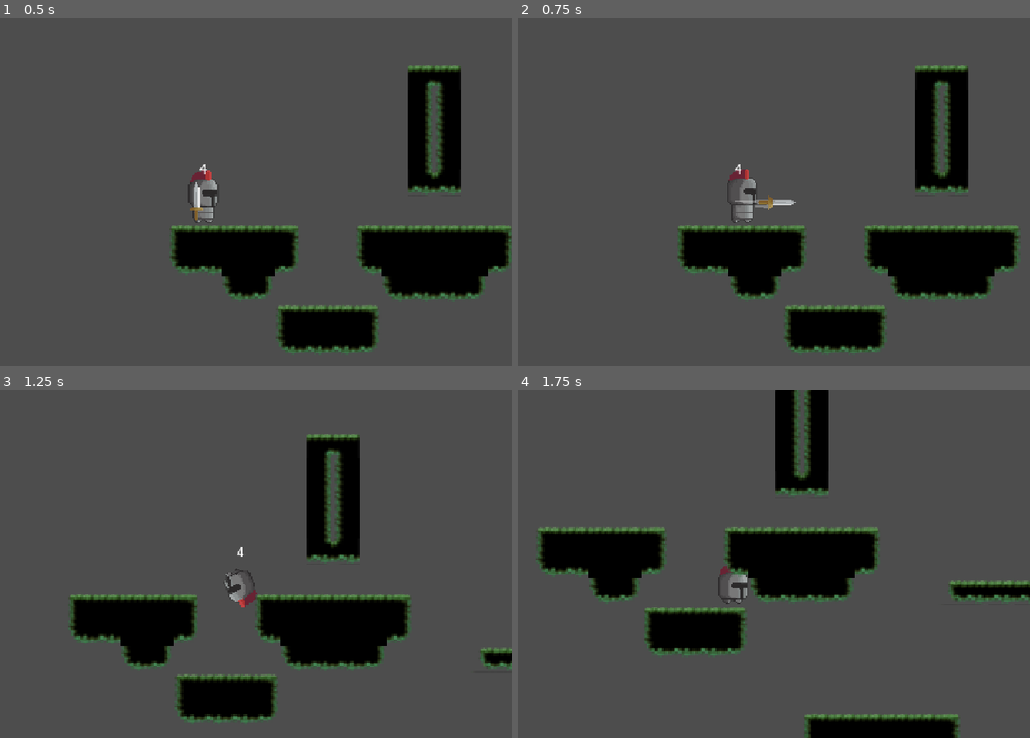
Above: before the commit, frames 1-4 (two rows, left to right).
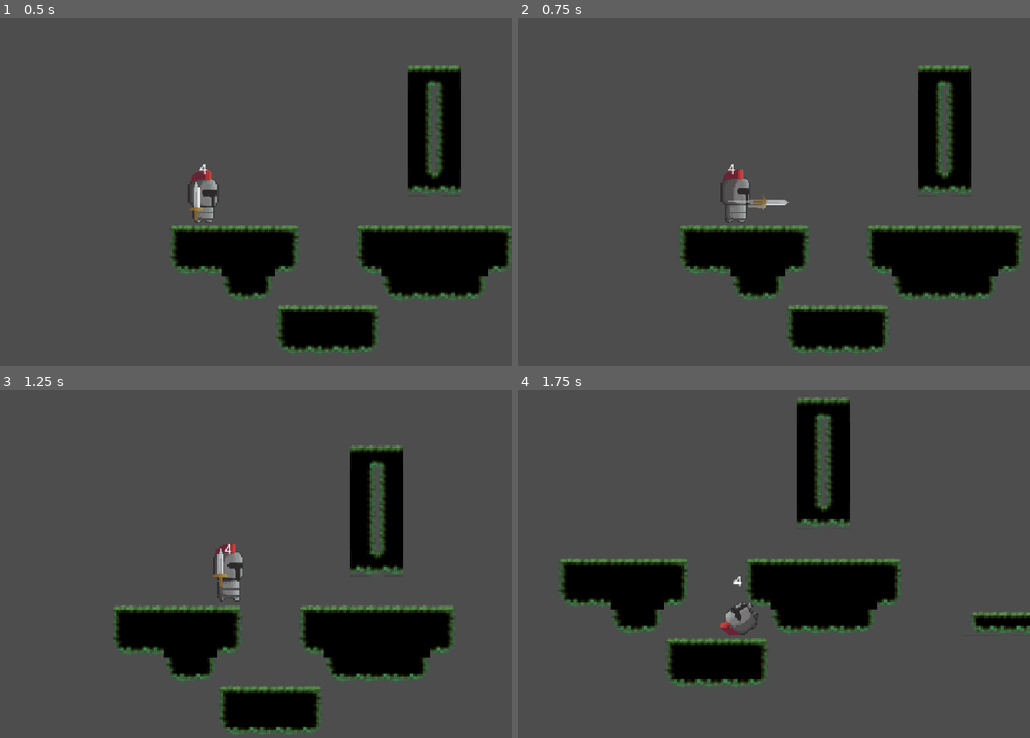
Above: after the commit, the same moments.

Repository: Neyoro3112/Multimedia_VideoJuego
Game: Godot game, scene res://levels/Escenario.tscn
Same seed, same stepped clock (60 frames per second), same inputs: the game is played once before the commit and once after it.
Inputs:
- Up to frame 1 (0.5 s): no input
- Up to frame 2 (0.75 s): hold D (move_right) from 0.53 s (still down); tap C (attack) at 0.6 s
- Up to frame 3 (1.25 s): keep holding D (move_right); tap Up (jump) at 0.77, 1.07 s; tap S (roll) at 0.8 s
- Up to frame 4 (1.75 s): keep holding D (move_right); tap S (roll) at 1.35 s; tap Up (jump) at 1.52, 1.55 s

Frame 1 is identical in both runs. In frame 2, 3.7% of the frame differs, in the area x 31-99%, y 13-97%; in frame 3, 20%; in frame 4, 24%, in the area x 3-100%, y 0-100%.

Commit message:
add jumping movement component and hurtbox access through the entity property in the states

Diff:
--- a/characters/enemies/bat/bat.tscn
+++ b/characters/enemies/bat/bat.tscn
@@ -5,7 +5,7 @@
 [ext_resource type="Texture2D" uid="uid://danj3d1wvyojl" path="res://assets/SpriteSheets/enemies/fly_enemy.png" id="2_ixkiu"]
 [ext_resource type="Script" uid="uid://q857pellbhu7" path="res://components/health.gd" id="2_r36bf"]
 [ext_resource type="Script" uid="uid://bxutyjd252rd6" path="res://components/hurtbox.gd" id="3_7xr3g"]
-[ext_resource type="Script" uid="uid://cunw6ai4h1521" path="res://components/animations/animation_controller.gd" id="3_26c4s"]
+[ext_resource type="Script" uid="uid://cunw6ai4h1521" path="res://components/controllers/animation_controller.gd" id="3_26c4s"]
 [ext_resource type="Script" uid="uid://dfdukj8kh40sl" path="res://components/hitbox.gd" id="4_lt762"]
 [ext_resource type="Script" uid="uid://bqse0wc4xas8m" path="res://states/entities/enemies/fly_enemy/idle.gd" id="7_lt762"]
 [ext_resource type="Script" uid="uid://bjpp2ia82u6tg" path="res://states/StateMachine.gd" id="8_r36bf"]
@@ -665,7 +665,7 @@
 max_speed = 350.0
 metadata/_custom_type_script = "uid://cdfaf64yrhqv4"
 
-[node name="FlyingEnemy" type="CharacterBody2D" node_paths=PackedStringArray("controller", "detection_area", "animation_controller")]
+[node name="FlyingEnemy" type="CharacterBody2D" node_paths=PackedStringArray("controller", "detection_area", "contact_hitbox", "animation_controller", "hurtbox")]
 collision_layer = 0
 wall_min_slide_angle = 0.785398
 platform_floor_layers = 4294967041
@@ -677,8 +677,10 @@
 max_att_speed = 350
 chasing_acceleration = 400
 attacking_acceleration = 400
+contact_hitbox = NodePath("HitBox")
 animation_controller = NodePath("AnimationController")
 speed = 100
+hurtbox = NodePath("HurtBox")
 
 [node name="Label" type="Label" parent="."]
 offset_right = 40.0
--- a/characters/enemies/enemy.gd
+++ b/characters/enemies/enemy.gd
@@ -8,6 +8,8 @@
 @export var chasing_acceleration = 25
 @export var attacking_acceleration = 100
 
+@export var contact_hitbox: HitBox
+
 var target: Entity
 
 func set_controller(new_controller: EnemyController):
--- a/characters/entity.gd
+++ b/characters/entity.gd
@@ -7,6 +7,9 @@
 @export var speed = 160
 @export var gravity = 1800
 @export var movement_component: MovementComponent : set = set_movement_component
+
+@export var hurtbox: HurtBox
+
 var last_movement_component: MovementComponent
 
 func set_movement_component(value: MovementComponent):
--- a/characters/player/player.tscn
+++ b/characters/player/player.tscn
@@ -20,10 +20,11 @@
 [ext_resource type="Script" uid="uid://dji42vh7cvsfg" path="res://states/entities/player/rolling.gd" id="14_uusi3"]
 [ext_resource type="Script" uid="uid://bjpp2ia82u6tg" path="res://states/StateMachine.gd" id="16_4cx7u"]
 [ext_resource type="Script" uid="uid://b675r5s3te6jd" path="res://states/entities/player/attacking.gd" id="16_ey80i"]
-[ext_resource type="Script" uid="uid://cunw6ai4h1521" path="res://components/animations/animation_controller.gd" id="17_fftny"]
+[ext_resource type="Script" uid="uid://cunw6ai4h1521" path="res://components/controllers/animation_controller.gd" id="17_fftny"]
 [ext_resource type="Script" uid="uid://5thcbtek4krh" path="res://components/health_label.gd" id="19_kyfeq"]
 [ext_resource type="Resource" uid="uid://c5d1reux15qb8" path="res://characters/player/player_common_movement.tres" id="19_w53g3"]
 [ext_resource type="Script" uid="uid://cmqtbowdq6gcm" path="res://states/entities/player/hit.gd" id="20_yybc7"]
+[ext_resource type="Script" uid="uid://dpb522fi82w88" path="res://components/movement/jumping_movement.gd" id="21_6pj1p"]
 [ext_resource type="Script" uid="uid://db25enbpm8hmk" path="res://states/entities/player/no_action.gd" id="22_4cx7u"]
 [ext_resource type="Script" uid="uid://fg41ex266bts" path="res://components/movement/rolling_movement.gd" id="23_e0pgg"]
 [ext_resource type="Script" uid="uid://cliqy0kjy03ec" path="res://states/entities/player/death.gd" id="23_jgd8i"]
@@ -1783,17 +1784,25 @@
 states/walk/position = Vector2(221, 197.275)
 graph_offset = Vector2(-179.127, 1.2746)
 
+[sub_resource type="Resource" id="Resource_3a7m8"]
+script = ExtResource("21_6pj1p")
+jump_force = 300.0
+extend_jump = false
+speed_multiplier = 1
+metadata/_custom_type_script = "uid://dpb522fi82w88"
+
 [sub_resource type="Resource" id="Resource_sbttr"]
 script = ExtResource("23_e0pgg")
 roll_speed = 490.0
 metadata/_custom_type_script = "uid://fg41ex266bts"
 
-[node name="Rohein" type="CharacterBody2D" node_paths=PackedStringArray("controller", "animation_controller")]
+[node name="Rohein" type="CharacterBody2D" node_paths=PackedStringArray("controller", "animation_controller", "hurtbox")]
 collision_layer = 32
 script = ExtResource("1_7b6hw")
 controller = NodePath("HumanActionsController")
 animation_controller = NodePath("AnimationController")
 speed = 180
+hurtbox = NodePath("HurtBox")
 
 [node name="HumanActionsController" type="Node" parent="."]
 script = ExtResource("26_4cx7u")
@@ -1804,7 +1813,7 @@
 [node name="Sprites" type="AnimatedSprite2D" parent="Facing"]
 scale = Vector2(1.5, 1.5)
 sprite_frames = SubResource("SpriteFrames_xgymn")
-animation = &"death"
+animation = &"jump"
 
 [node name="AttackArea" type="Area2D" parent="Facing" node_paths=PackedStringArray("ownerHurtbox")]
 collision_layer = 4
@@ -1820,6 +1829,14 @@
 disabled = true
 debug_color = Color(0.972647, 0, 0.439581, 0.42)
 
+[node name="Health" type="Node" parent="." node_paths=PackedStringArray("immortability_timer")]
+script = ExtResource("8_fs3de")
+immortability_timer = NodePath("Timer")
+max_health = 20
+
+[node name="Timer" type="Timer" parent="Health"]
+wait_time = 0.8
+
 [node name="HurtBox" type="Area2D" parent="." node_paths=PackedStringArray("healthComponent")]
 collision_layer = 2
 collision_mask = 0
@@ -1835,14 +1852,6 @@
 [node name="WorldCollider" type="CollisionShape2D" parent="."]
 position = Vector2(0, 6.5)
 shape = SubResource("RectangleShape2D_iwa0u")
-
-[node name="Health" type="Node" parent="." node_paths=PackedStringArray("immortability_timer")]
-script = ExtResource("8_fs3de")
-immortability_timer = NodePath("Timer")
-max_health = 20
-
-[node name="Timer" type="Timer" parent="Health"]
-wait_time = 0.8
 
 [node name="RollCeilingRaycast" type="RayCast2D" parent="."]
 position = Vector2(0, 16.6667)
@@ -1908,7 +1917,7 @@
 
 [node name="Jumping" type="Node" parent="MovementFSM"]
 script = ExtResource("12_x4e6t")
-ground_movement_component = ExtResource("19_w53g3")
+jumping_movement_component = SubResource("Resource_3a7m8")
 
 [node name="JumpExtendDuration" type="Timer" parent="MovementFSM/Jumping"]
 wait_time = 0.3
@@ -1950,7 +1959,7 @@
 script = ExtResource("16_ey80i")
 
 [node name="AttackDuration" type="Timer" parent="ActionFSM/Attacking"]
-wait_time = 0.3
+wait_time = 0.25
 one_shot = true
 
 [node name="CooldownTimer" type="Timer" parent="ActionFSM/Attacking"]
--- a/components/hitbox.gd
+++ b/components/hitbox.gd
@@ -15,6 +15,11 @@
 ## Indica el porcentaje del daño que puede hacer el ataque a su propio creador si lo puede tocar.
 @export var ownerHurtBoxMultiplier: float = 0
 
+@export var active: bool = true :
+	set(value):
+		active = value
+		set_deferred("monitoring", value)
+
 func _ready():
 	area_entered.connect(_on_area_entered)
 
--- a/components/hurtbox.gd
+++ b/components/hurtbox.gd
@@ -4,7 +4,10 @@
 signal hit(dmg: int, healthComponent: HealthComponent, hitbox: HitBox)
 
 @export var healthComponent: HealthComponent
-
+@export var active: bool = true :
+	set(value):
+		active = value
+		set_deferred("monitorable", value)
 
 func _ready():
 
@@ -14,8 +17,8 @@
 
 
 func getHit(dmg: int, hitbox: HitBox) -> bool:
-	healthComponent.health -= dmg
-	if not healthComponent.immortability:
+	if not healthComponent.immortability and healthComponent.is_alive:
+		healthComponent.health -= dmg
 		healthComponent.start_immortability_timer()
 
 		hit.emit(dmg, healthComponent, hitbox)
--- a/components/movement/fly_movement.gd
+++ b/components/movement/fly_movement.gd
@@ -12,7 +12,6 @@
 		return
 	# Calcula la dirección hacia el punto objetivo
 	var movement_direction: Vector2 = enemy.position.direction_to(target_point)
-	print("Acc: ", chasing_acceleration * _delta)
 	enemy.velocity += movement_direction * chasing_acceleration * _delta
 	enemy.velocity = enemy.velocity.limit_length(max_speed)
 	enemy.direction = sign(enemy.velocity.x)
--- /dev/null
+++ b/components/movement/jumping_movement.gd
@@ -0,0 +1,19 @@
+class_name JumpingMovement
+extends GroundMovement
+
+@export var jump_force: float = 300
+@export var extend_jump: bool = false
+
+func init(_entity: Entity):
+	apply_jump(_entity)
+
+func apply_jump(entity: Entity):
+	entity.velocity.y = -jump_force
+
+func update_movement(delta: float, entity: Entity) -> void:
+	if extend_jump:
+		apply_jump(entity)
+	super.update_movement(delta, entity)
+
+func apply_gravity(_delta: float, _entity: Entity) -> void:
+	super.apply_gravity(_delta, _entity)
--- a/states/entities/enemies/fly_enemy/death.gd
+++ b/states/entities/enemies/fly_enemy/death.gd
@@ -16,6 +16,7 @@
 	}
 
 func enter():
+	enemy.contact_hitbox.active = false
 	enemy.movement_component = knockback_movement
 	knockback_movement.init(enemy)
 
--- a/states/entities/player/falling.gd
+++ b/states/entities/player/falling.gd
@@ -17,6 +17,7 @@
 
 func enter():
 	player.movement_component = ground_movement_component
+func update(_delta: float):
 	update_animation()
 
 func physics_update(delta: float):
--- a/states/entities/player/jumping.gd
+++ b/states/entities/player/jumping.gd
@@ -2,12 +2,12 @@
 class_name PlayerJumping
 
 @onready var timer = $JumpExtendDuration
-@export var ground_movement_component: GroundMovement
+@export var jumping_movement_component: JumpingMovement
 
 
 func enter():
-	player.movement_component = ground_movement_component
-	player.velocity.y = -player.jump_speed
+	player.movement_component = jumping_movement_component
+	jumping_movement_component.init(player)
 	timer.start()
 	player.animation_controller.update_animation(PlayerAnimations.Jump)
 
@@ -18,14 +18,10 @@
 
 
 func physics_update(delta: float):
-	var is_holding_jump = player.controller.is_action_held(PlayerActions.jump)
 	# Mientras el botón de salto esté presionado, permite extender el salto
-	if is_holding_jump and not timer.is_stopped():
-		player.velocity.y = -player.jump_speed
-	else:
-		timer.stop()
+	jumping_movement_component.extend_jump = player.controller.is_action_held(PlayerActions.jump) and not timer.is_stopped()
+	if not jumping_movement_component.extend_jump: timer.stop()
 	player.update_physics(delta)
-
 	check_transitions()
 
 func exit():
--- a/states/entities/player/walking.gd
+++ b/states/entities/player/walking.gd
@@ -24,5 +24,6 @@
 
 
 func physics_update(delta: float):
+	ground_movement_component.speed_multiplier = 0.5 if player.action_fsm.is_current_state(PlayerStates.Action.attacking) else 1.
 	player.update_physics(delta)
 	check_transitions()
Not shown: 2 places in characters/player/player.tscn that only renumber resources
Renamed: components/animations/animation_controller.gd -> components/controllers/animation_controller.gd
Renamed: components/animations/animation_controller.gd.uid -> components/controllers/animation_controller.gd.uid
Not shown, added: components/movement/jumping_movement.gd.uid
